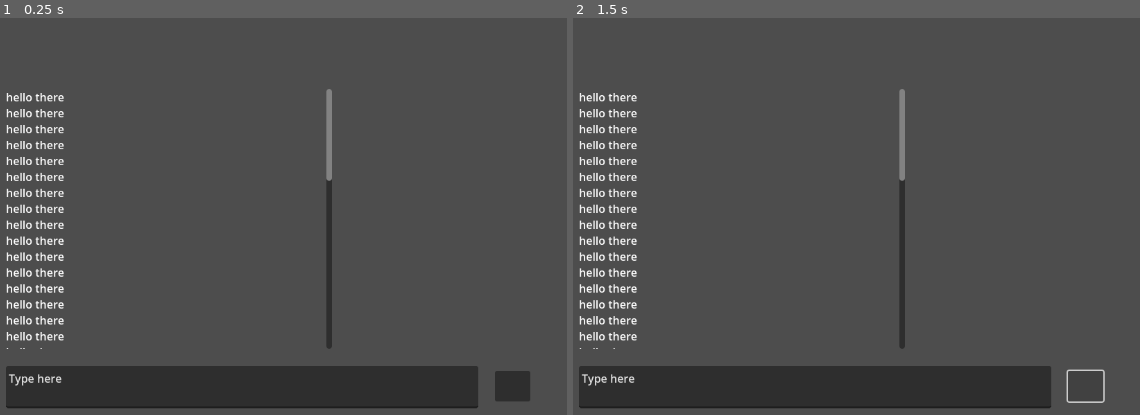
Above: before the commit, frames 1-2 (left to right).
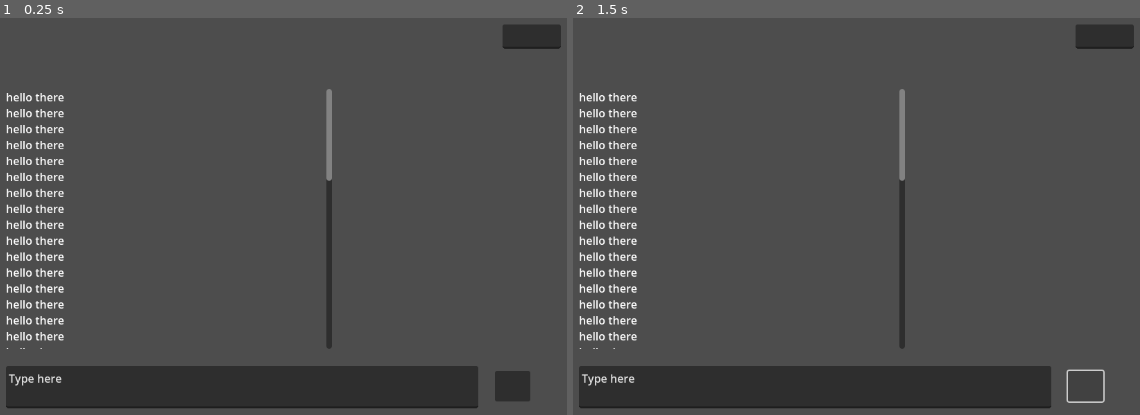
Above: after the commit, the same moments.

Repository: alexanderivanov2424/GodotTesting
Game: Godot game, scene res://main.tscn
Two runs of this game, one before a commit and one after it. Both use one fixed random seed, a clock stepped at 60 frames per second and the inputs below.
Inputs (mouse positions are in pixels of both pictures, inside the frame that each line leads up to):
- Up to frame 1 (0.25 s): no input
- Up to frame 2 (1.5 s): click (1083, 387) at 0.5 s; click (1083, 387) at 1.25 s

The runs differ from the first frame. In frame 1, 0.6% of the frame differs, in the area x 88-99%, y 1-8%; in frame 2, 0.6%.

Commit message:
update buttons

Diff:
--- a/main.tscn
+++ b/main.tscn
@@ -77,3 +77,10 @@
 offset_top = 544.0
 offset_right = 841.0
 offset_bottom = 588.0
+
+[node name="IP" type="TextEdit" parent="."]
+layout_mode = 0
+offset_left = 801.0
+offset_top = 44.0
+offset_right = 885.0
+offset_bottom = 79.0
